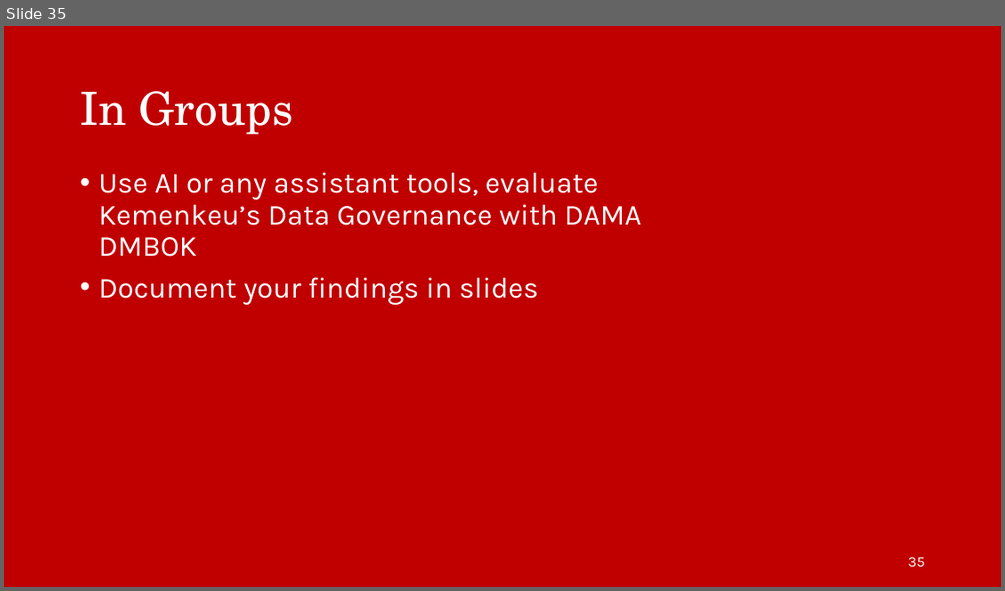
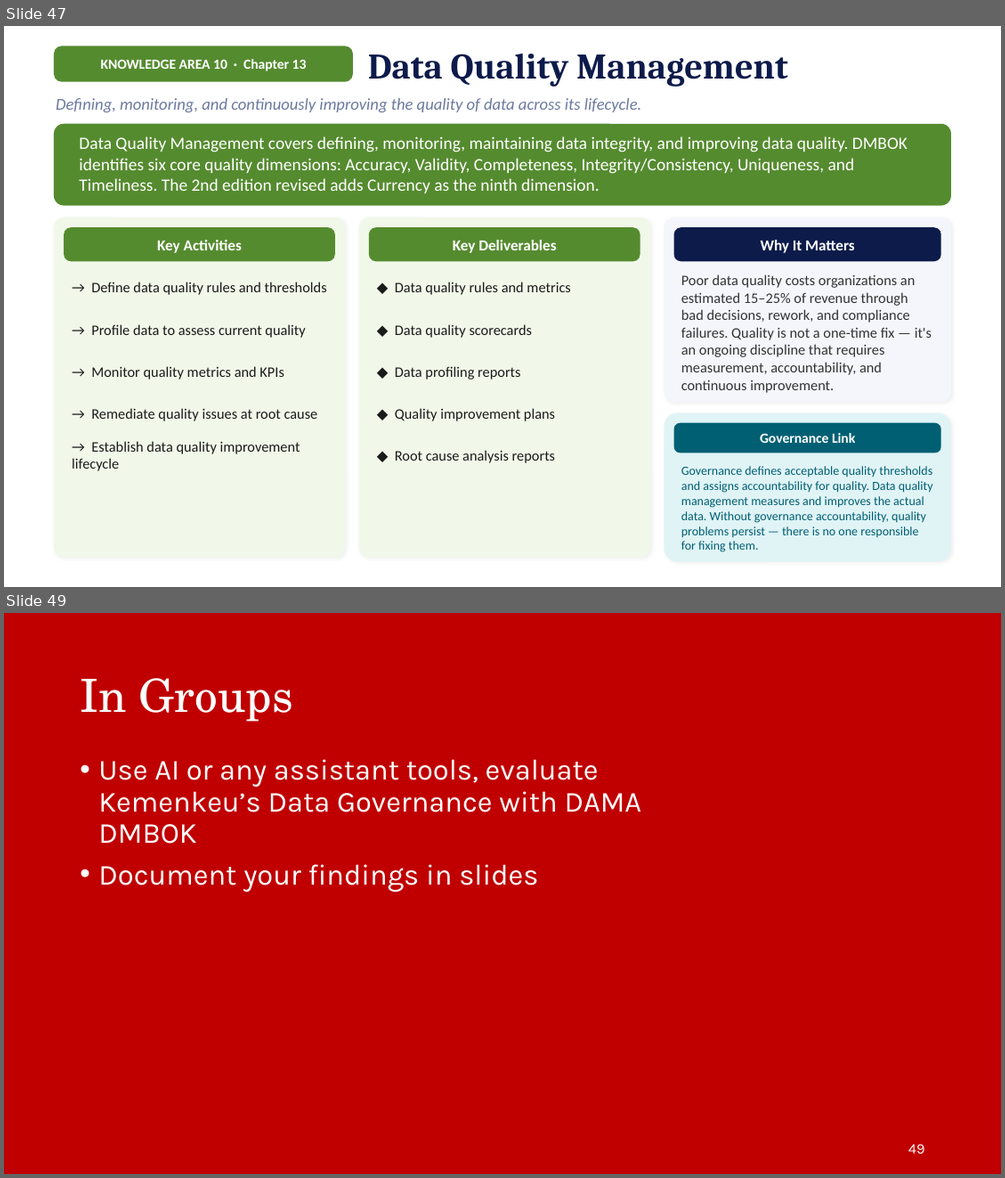
Before and after one commit to irfanradarma/Audit-SI, a slide deck: Slides/2026/06 - GTAG.pptx. Shown one above the other, each under a label of ours: slide 35 before the commit, slides 47 and 49 after it; the slides between them are not shown. The pictures are 1005x591 and 1005x1178 pixels, drawn with LibreOffice and Linux fonts; fonts in the diff are those of the drawing; background and template pictures are left out. Boxes give left, top, right and bottom in pixels: in the first picture for what was removed or moved away, otherwise in the second. Text is boxed around its words. In the diff, an @@ line names an element or a change of style, - is before the commit and + after.

```diff
--- a/Slides/2026/06 - GTAG.pptx
+++ b/Slides/2026/06 - GTAG.pptx
@@ slide 47 added at bbox=[4, 26, 1001, 587], background #FFFFFF @@
@@ rounded rectangle added at bbox=[54, 46, 353, 82], fill #558B2F @@
@@ text added at bbox=[101, 59, 307, 71], 13.3 pt, text #FFFFFF, bold @@
+KNOWLEDGE AREA 10 · Chapter 13
@@ text added at bbox=[368, 54, 788, 87], 34.7 pt, text #0D1B4B, bold @@
+Data Quality Management
@@ text added at bbox=[56, 98, 642, 112], 16 pt, text #6B7A9F, italic @@
+Defining, monitoring, and continuously improving the quality of data across its lifecycle.
@@ rounded rectangle added at bbox=[54, 124, 952, 206], fill #558B2F @@
@@ text added at bbox=[79, 136, 907, 193], 16.7 pt, text #FFFFFF @@
+Data Quality Management covers defining, monitoring, maintaining data integrity, and improving data quality. DMBOK identifies six core quality dimensions: Accuracy, Validity, Completeness, Integrity/Consistency, Uniqueness, and Timeliness. The 2nd edition revised adds Currency as the ninth dimension.
@@ rounded rectangle added at bbox=[54, 217, 345, 557], fill #F1F8E9 @@
@@ rounded rectangle added at bbox=[64, 227, 335, 261], fill #558B2F @@
@@ rounded rectangle added at bbox=[359, 217, 650, 557], fill #F1F8E9 @@
@@ rounded rectangle added at bbox=[369, 227, 640, 261], fill #558B2F @@
@@ rounded rectangle added at bbox=[664, 217, 952, 402], fill #F4F6FC @@
@@ rounded rectangle added at bbox=[674, 227, 941, 261], fill #0D1B4B @@
@@ text added at bbox=[157, 240, 242, 253], 14.7 pt, text #FFFFFF, bold @@
+Key Activities
@@ text added at bbox=[453, 240, 556, 253], 14.7 pt, text #FFFFFF, bold @@
+Key Deliverables
@@ text added at bbox=[760, 240, 855, 253], 14.7 pt, text #FFFFFF, bold @@
+Why It Matters
@@ text added at bbox=[91, 281, 327, 295], 14 pt, text #1A1A1A @@
+→ Define data quality rules and thresholds
@@ text added at bbox=[395, 281, 570, 295], 14 pt, text #1A1A1A @@
+◆ Data quality rules and metrics
@@ text added at bbox=[681, 274, 931, 393], 14 pt, text #333333 @@
+Poor data quality costs organizations an estimated 15–25% of revenue through bad decisions, rework, and compliance failures. Quality is not a one-time fix — it's an ongoing discipline that requires measurement, accountability, and continuous improvement.
@@ text added at bbox=[91, 324, 305, 338], 14 pt, text #1A1A1A @@
+→ Profile data to assess current quality
@@ text added at bbox=[395, 324, 533, 338], 14 pt, text #1A1A1A @@
+◆ Data quality scorecards
@@ text added at bbox=[91, 366, 283, 379], 14 pt, text #1A1A1A @@
+→ Monitor quality metrics and KPIs
@@ text added at bbox=[395, 366, 520, 379], 14 pt, text #1A1A1A @@
+◆ Data profiling reports
@@ text added at bbox=[91, 408, 318, 421], 14 pt, text #1A1A1A @@
+→ Remediate quality issues at root cause
@@ text added at bbox=[395, 408, 555, 421], 14 pt, text #1A1A1A @@
+◆ Quality improvement plans
@@ rounded rectangle added at bbox=[664, 412, 952, 562], fill #E0F4F6 @@
@@ rounded rectangle added at bbox=[674, 423, 941, 453], fill #005F73 @@
@@ text added at bbox=[72, 441, 300, 471], 14 pt, text #1A1A1A @@
+→ Establish data quality improvement lifecycle
@@ text added at bbox=[395, 450, 555, 463], 14 pt, text #1A1A1A @@
+◆ Root cause analysis reports
@@ text added at bbox=[760, 433, 855, 443], 13.3 pt, text #FFFFFF, bold @@
+Governance Link
@@ text added at bbox=[681, 466, 933, 552], 12 pt, text #005F73 @@
+Governance defines acceptable quality thresholds and assigns accountability for quality. Data quality management measures and improves the actual data. Without governance accountability, quality problems persist — there is no one responsible for fixing them.
@@ what was slide 35 is now slide 49 @@
@@ page number at bbox=[908, 1143, 925, 1153]: text changed @@
-35
+49
```
Also in this commit, not shown: 13 other slides added.
